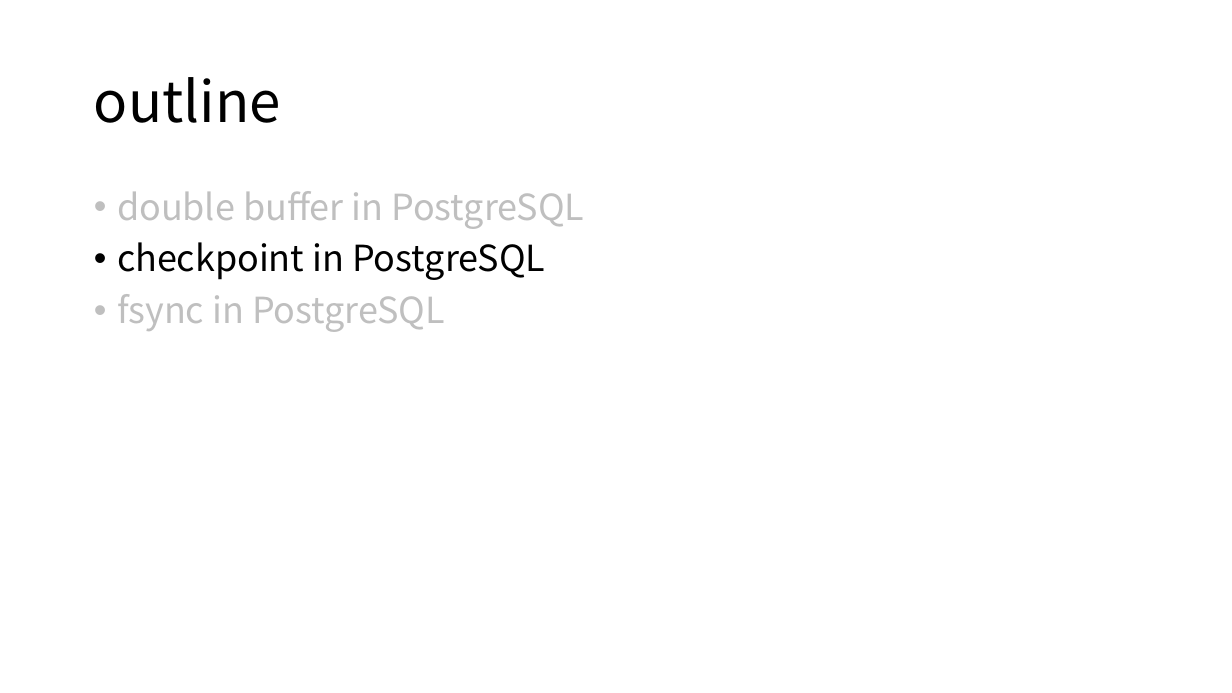
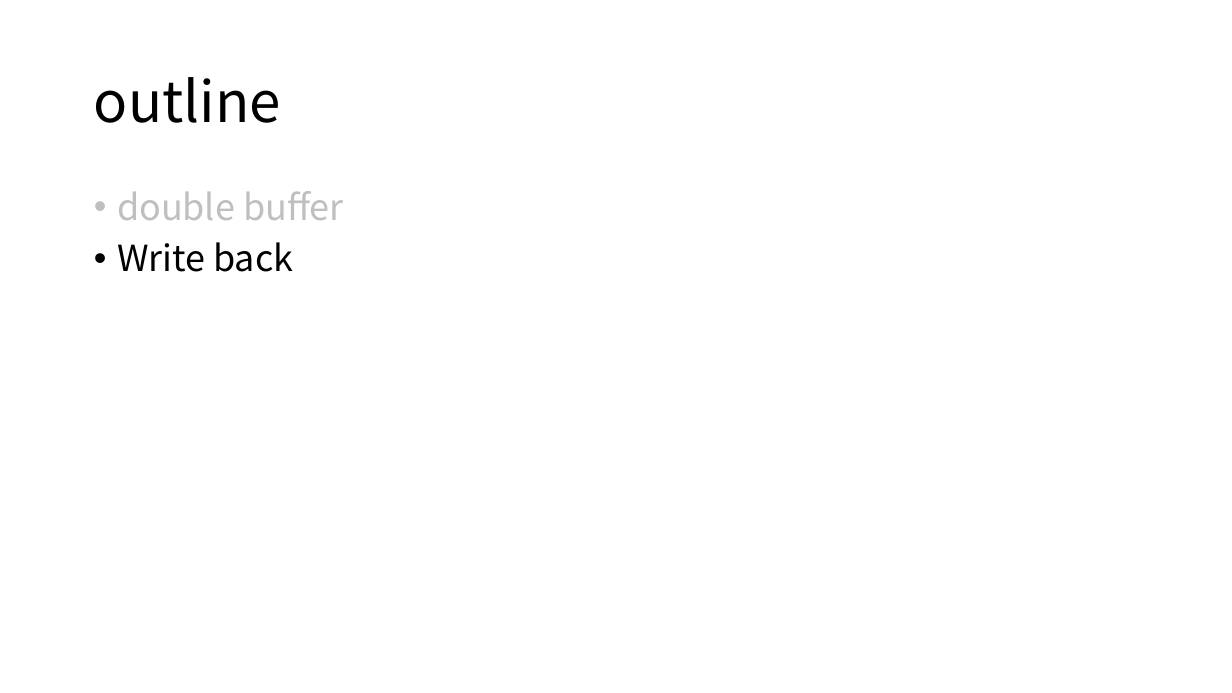
Before and after one commit to yummyliu/papers, a slide deck: slide 13 of pg-buffer.pptx (slide 11 before the commit). Drawn at 1232x693 pixels with LibreOffice and Linux fonts; fonts in the diff are those of the drawing. Boxes give left, top, right and bottom in pixels: in the first picture for what was removed or moved away, otherwise in the second. Text is boxed around its words. In the diff, an @@ line names an element or a change of style, - is before the commit and + after.

```diff
--- a/pg-buffer.pptx
+++ b/pg-buffer.pptx
@@ text at [117, 191, 344, 272]: text changed @@
-• double buffer in PostgreSQL
-• checkpoint in PostgreSQL
-• fsync in PostgreSQL
+• double buffer
+• Write back
```
Also in this commit, not shown: 8 other slides changed, 9 slides added, 5 slides removed.
